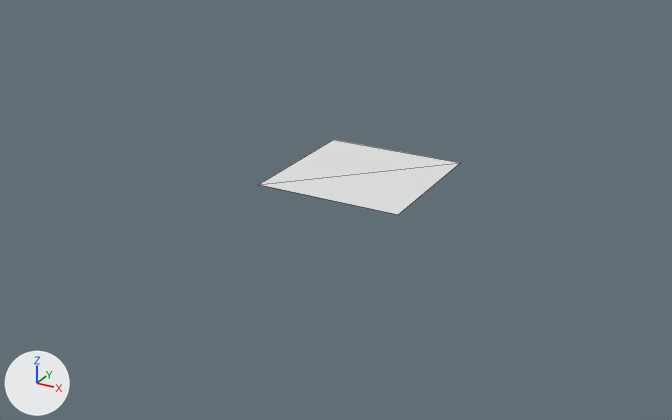
Before and after pictures for a commit that changed the glTF model BaseFramework 3D/Asset/Models/Tile/tile1.gltf.
Before and after are seen from a camera (50 mm lens) standing at (105.6, -206.7, 91.0) and looking at (-4.3, -6.8, -8.9). The lights are fixed; the arrows at lower left show +X, +Y and +Z. Mesh edges are drawn as thin lines. Materials are left out; every surface is plain grey. Where no turn or scale is listed for an object, it has been applied to the vertices.

Names of what the first picture shows: '平面'.
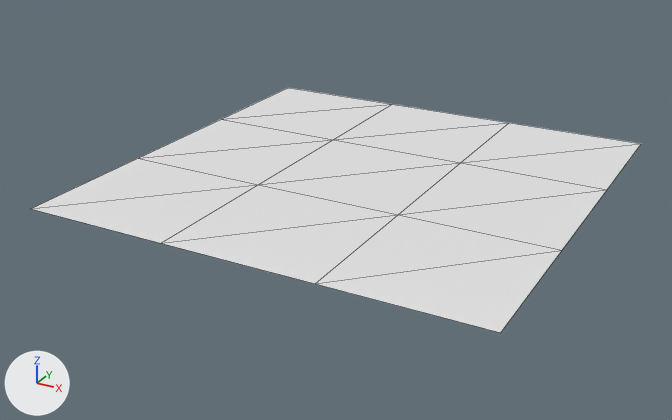
The newer file is also rescaled (x0.5) as a whole; pictures and numbers use the older file's frame.

What differs and where, as boxes (x1, y1, x2, y2) in the pictures (672 x 420 px):
'平面.007', added: after (316, 215, 562, 333)
'平面.003', added: after (162, 185, 397, 284)
'平面.001', added: after (399, 163, 607, 250)
'平面.006', added: after (31, 158, 258, 243)
'平面.008', added: after (461, 123, 641, 190)
'平面.002', added: after (138, 119, 333, 185)
'平面.004', added: after (333, 104, 509, 163)
'平面.005', added: after (222, 88, 392, 139)

Patch to the scene script:
```diff
--- a/BaseFramework 3D/Asset/Models/Tile/tile1.gltf.py
+++ b/BaseFramework 3D/Asset/Models/Tile/tile1.gltf.py
@@ me_平面_008 @@
+me_平面_008.from_pydata([(-20.0, -20.0, 0.0), (20.0, -20.0, 0.0), (-20.0, 20.0, 0.0), (20.0, 20.0, 0.0)], [], [(0, 1, 3), (0, 3, 2)])
@@ me_平面_007 @@
+me_平面_007.from_pydata([(-20.0, -20.0, 0.0), (20.0, -20.0, 0.0), (-20.0, 20.0, 0.0), (20.0, 20.0, 0.0)], [], [(0, 1, 3), (0, 3, 2)])
@@ me_平面_006 @@
+me_平面_006.from_pydata([(-20.0, -20.0, 0.0), (20.0, -20.0, 0.0), (-20.0, 20.0, 0.0), (20.0, 20.0, 0.0)], [], [(0, 1, 3), (0, 3, 2)])
@@ me_平面_005 @@
+me_平面_005.from_pydata([(-20.0, -20.0, 0.0), (20.0, -20.0, 0.0), (-20.0, 20.0, 0.0), (20.0, 20.0, 0.0)], [], [(0, 1, 3), (0, 3, 2)])
@@ me_平面_004 @@
+me_平面_004.from_pydata([(-20.0, -20.0, 0.0), (20.0, -20.0, 0.0), (-20.0, 20.0, 0.0), (20.0, 20.0, 0.0)], [], [(0, 1, 3), (0, 3, 2)])
@@ me_平面_003 @@
+me_平面_003.from_pydata([(-20.0, -20.0, 0.0), (20.0, -20.0, 0.0), (-20.0, 20.0, 0.0), (20.0, 20.0, 0.0)], [], [(0, 1, 3), (0, 3, 2)])
@@ me_平面_002 @@
+me_平面_002.from_pydata([(-20.0, -20.0, 0.0), (20.0, -20.0, 0.0), (-20.0, 20.0, 0.0), (20.0, 20.0, 0.0)], [], [(0, 1, 3), (0, 3, 2)])
@@ me_平面_001 @@
+me_平面_001.from_pydata([(-20.0, -20.0, 0.0), (20.0, -20.0, 0.0), (-20.0, 20.0, 0.0), (20.0, 20.0, 0.0)], [], [(0, 1, 3), (0, 3, 2)])
@@ ob_平面_008 @@
+ob_平面_008 = bpy.data.objects.new('平面.008', me_平面_008)
+ob_平面_008.location = (40.0, 40.0, 0.0)
@@ ob_平面_007 @@
+ob_平面_007 = bpy.data.objects.new('平面.007', me_平面_007)
+ob_平面_007.location = (40.0, -40.0, 0.0)
@@ ob_平面_006 @@
+ob_平面_006 = bpy.data.objects.new('平面.006', me_平面_006)
+ob_平面_006.location = (-40.0, -40.0, 0.0)
@@ ob_平面_005 @@
+ob_平面_005 = bpy.data.objects.new('平面.005', me_平面_005)
+ob_平面_005.location = (-40.0, 40.0, 0.0)
@@ ob_平面_004 @@
+ob_平面_004 = bpy.data.objects.new('平面.004', me_平面_004)
+ob_平面_004.location = (0.0, 40.0, 0.0)
@@ ob_平面_003 @@
+ob_平面_003 = bpy.data.objects.new('平面.003', me_平面_003)
+ob_平面_003.location = (0.0, -40.0, 0.0)
@@ ob_平面_002 @@
+ob_平面_002 = bpy.data.objects.new('平面.002', me_平面_002)
+ob_平面_002.location = (-40.0, 0.0, 0.0)
@@ ob_平面_001 @@
+ob_平面_001 = bpy.data.objects.new('平面.001', me_平面_001)
+ob_平面_001.location = (40.0, 0.0, 0.0)
```
